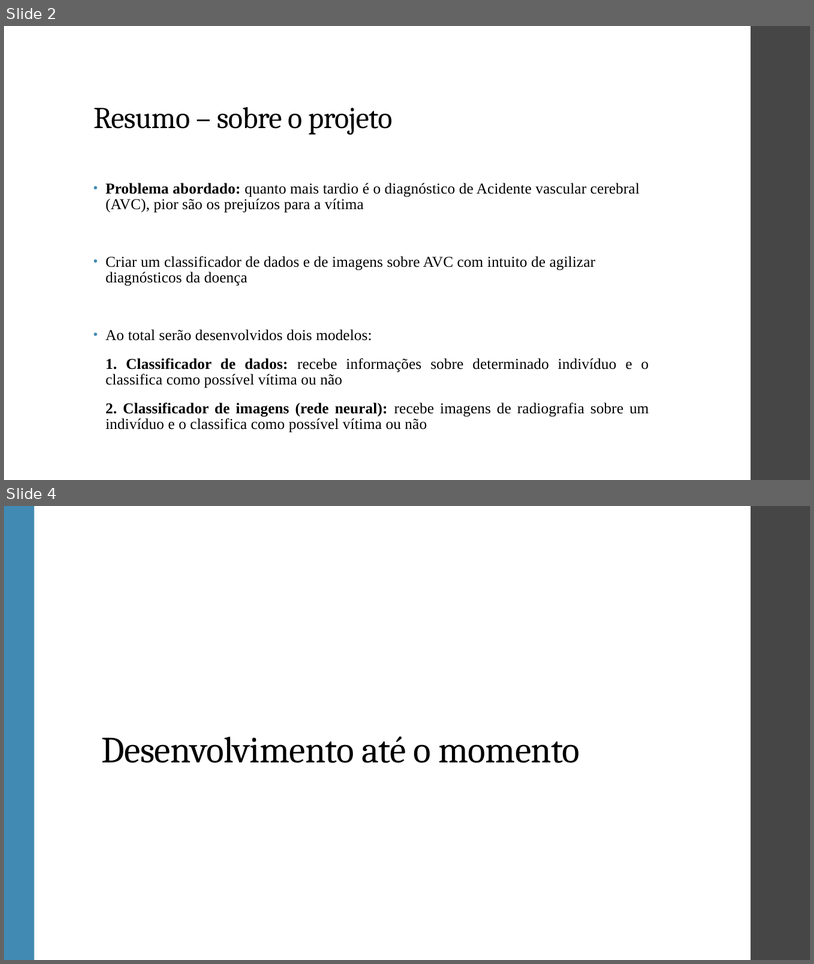
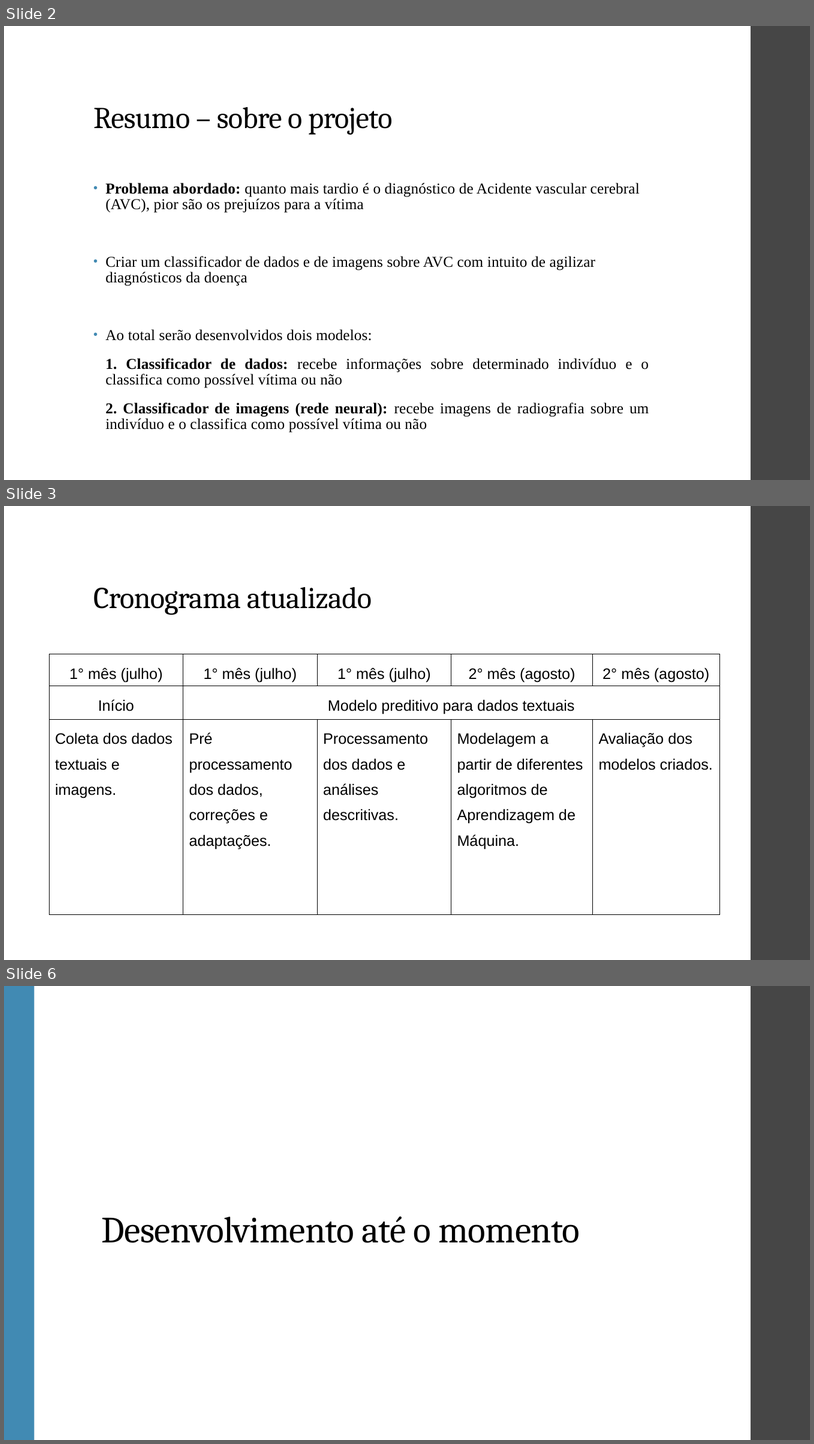
Before and after one commit to ViniPilan/avc-modeling, a slide deck: apresentação.odp. Shown one above the other, each under a label of ours: slides 2 and 4 before the commit, slides 2, 3 and 6 after it; the slides between them are not shown. The pictures are 814x964 and 814x1444 pixels, drawn with LibreOffice and Linux fonts; fonts in the diff are those of the drawing. Boxes give left, top, right and bottom in pixels: in the first picture for what was removed or moved away, otherwise in the second. Text is boxed around its words. In the diff, an @@ line names an element or a change of style, - is before the commit and + after.

```diff
--- a/apresentação.odp
+++ b/apresentação.odp
@@ slide 3 added at <box>4,506,810,960</box>, background #FFFFFF; not listed: 1 template element that a slide beside it also shows @@
@@ title added at <box>93,587,372,615</box>, 36 pt, text #000000 @@
+Cronograma atualizado
@@ table added at <box>50,654,721,915</box>, 3 rows, 5 columns @@
+1° mês (julho) | 1° mês (julho) | 1° mês (julho) | 2° mês (agosto) | 2° mês (agosto)
+Início | Modelo preditivo para dados textuais |  |  | 
+Coleta dos dados textuais e imagens. | Pré processamento dos dados, correções e adaptações. | Processamento dos dados e análises descritivas. | Modelagem a partir de diferentes algoritmos de Aprendizagem de Máquina. | Avaliação dos modelos criados.
@@ what was slide 4 is now slide 6 @@
```
Also in this commit, not shown: 3 slides changed, 4 other slides added, 2 slides removed, 3 other files.
